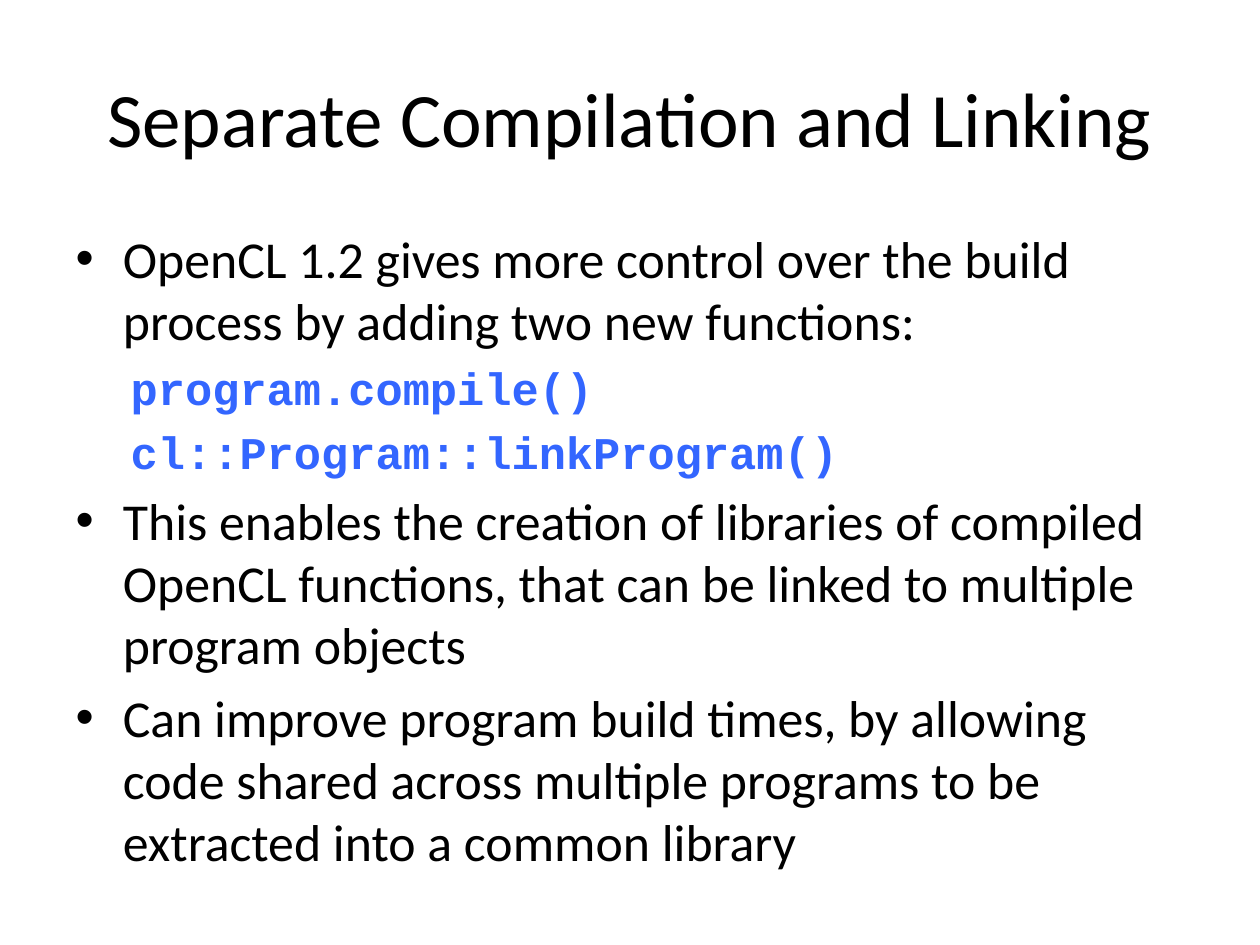
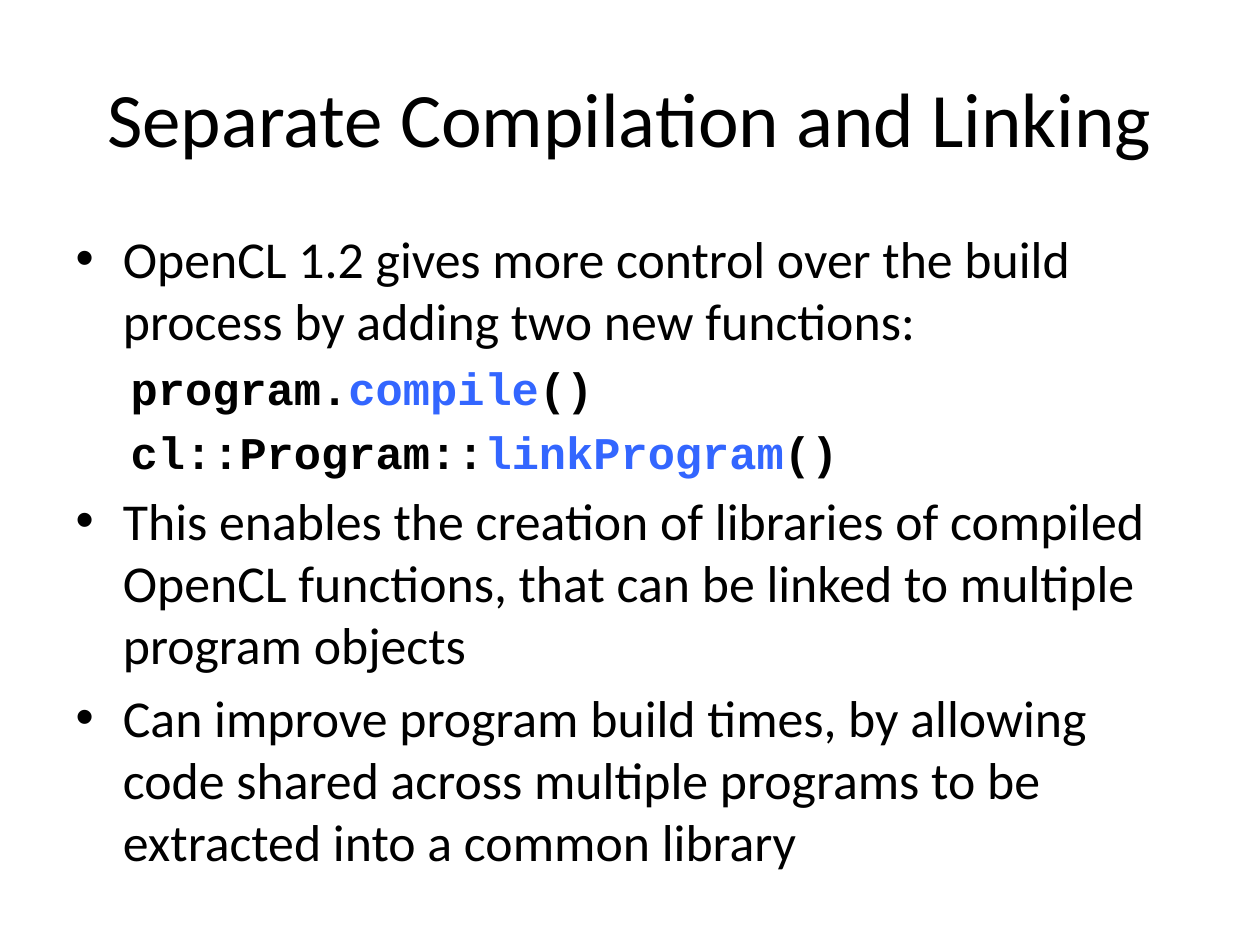
Before and after one commit to UoB-HPC/opencl-training-code, a slide deck: slide 14 of slides/advanced_part2.pptx. Drawn at 1260x945 pixels with LibreOffice and Linux fonts; fonts in the diff are those of the drawing. Boxes give left, top, right and bottom in pixels: in the first picture for what was removed or moved away, otherwise in the second. Text is boxed around its words. In the diff, an @@ line names an element or a change of style, - is before the commit and + after.

```diff
--- a/slides/advanced_part2.pptx
+++ b/slides/advanced_part2.pptx
@@ text at <box>131,373,839,479</box>: text colour #3366FF to #000000 in "program.compile()", "cl::Program::linkProgram()" @@
```
Also in this commit, not shown: 3 other slides changed.
